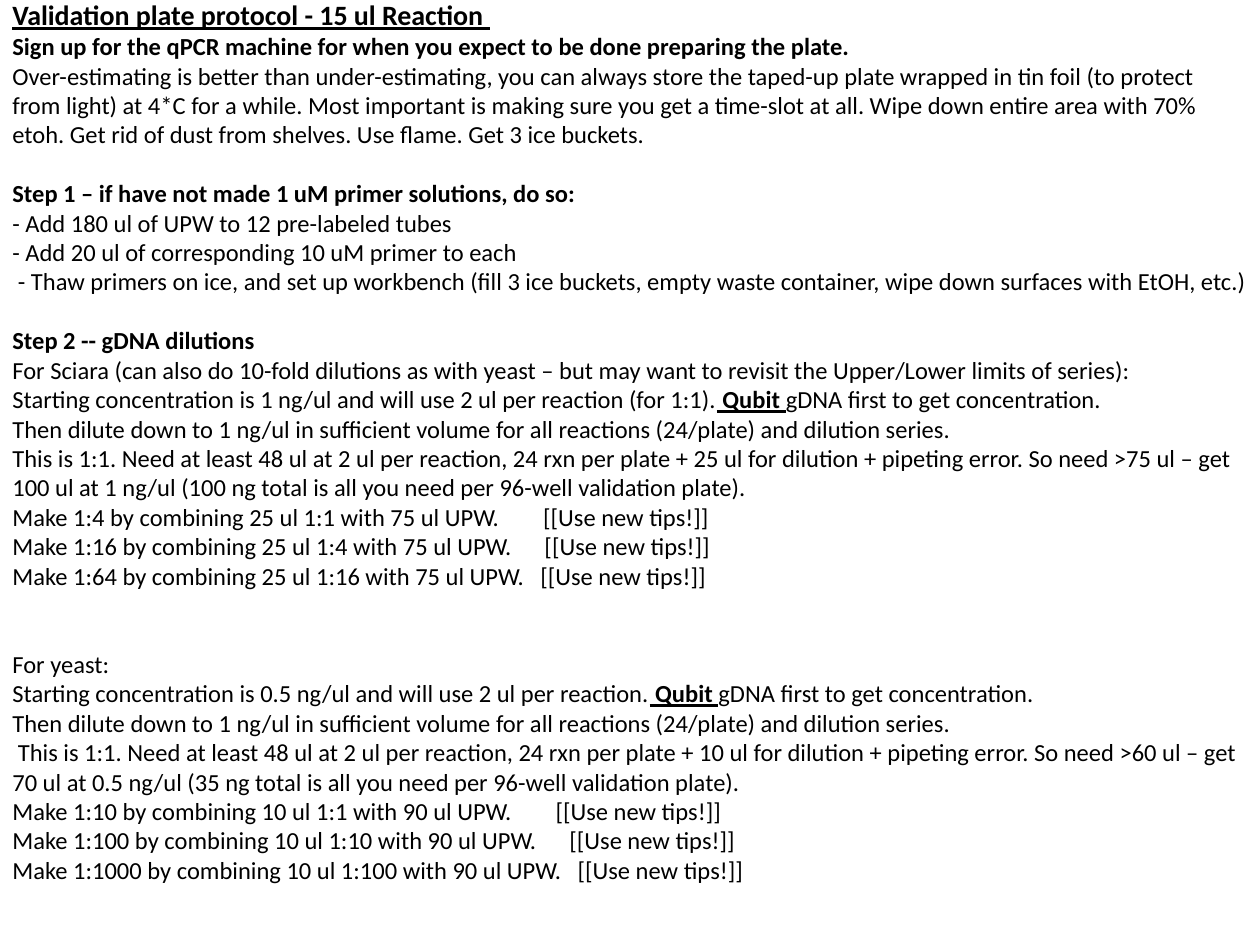
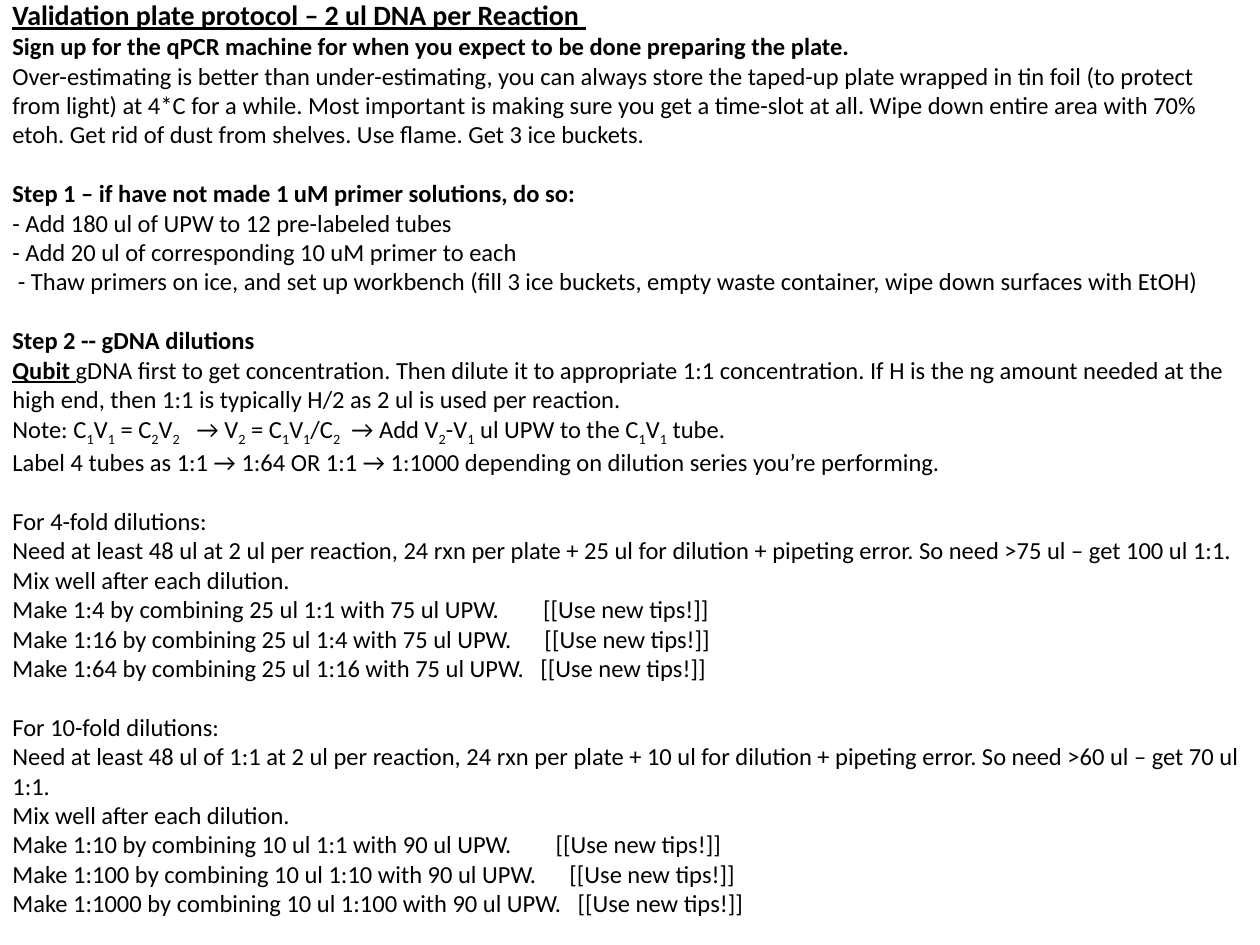
Before and after one commit to JohnUrban/sciara-project-tools, a slide deck: slide 3 of qpcr/qPCR-validation-protocol-template.pptx. Drawn at 1260x945 pixels with LibreOffice and Linux fonts; fonts in the diff are those of the drawing. Boxes give left, top, right and bottom in pixels: in the first picture for what was removed or moved away, otherwise in the second. Text is boxed around its words. In the diff, an @@ line names an element or a change of style, - is before the commit and + after.

```diff
--- a/qpcr/qPCR-validation-protocol-template.pptx
+++ b/qpcr/qPCR-validation-protocol-template.pptx
@@ text at box(12, 5, 579, 30): text changed @@
-Validation plate protocol - 15 ul Reaction
+Validation plate protocol – 2 ul DNA per Reaction
@@ text at box(31, 272, 1197, 294): text changed @@
-- Thaw primers on ice, and set up workbench (fill 3 ice buckets, empty waste container, wipe down surfaces with EtOH, etc.)
+- Thaw primers on ice, and set up workbench (fill 3 ice buckets, empty waste container, wipe down surfaces with EtOH)
@@ text at box(12, 361, 1231, 590): text changed @@
-For Sciara (can also do 10-fold dilutions as with yeast – but may want to revisit the Upper/Lower limits of series):
-Starting concentration is 1 ng/ul and will use 2 ul per reaction (for 1:1). Qubit gDNA first to get concentration.
-Then dilute down to 1 ng/ul in sufficient volume for all reactions (24/plate) and dilution series.
-This is 1:1. Need at least 48 ul at 2 ul per reaction, 24 rxn per plate + 25 ul for dilution + pipeting error. So need >75 ul – get 100 ul at 1 ng/ul (100 ng total is all you need per 96-well validation plate).
+Qubit gDNA first to get concentration. Then dilute it to appropriate 1:1 concentration. If H is the ng amount needed at the high end, then 1:1 is typically H/2 as 2 ul is used per reaction.
+Note: C1V1 = C2V2 → V2 = C1V1/C2 → Add V2-V1 ul UPW to the C1V1 tube.
+Label 4 tubes as 1:1 → 1:64 OR 1:1 → 1:1000 depending on dilution series you’re performing.
+For 4-fold dilutions:
+Need at least 48 ul at 2 ul per reaction, 24 rxn per plate + 25 ul for dilution + pipeting error. So need >75 ul – get 100 ul 1:1.
+Mix well after each dilution.
@@ text at box(12, 719, 1238, 825): text changed @@
-For yeast:
-Starting concentration is 0.5 ng/ul and will use 2 ul per reaction. Qubit gDNA first to get concentration.
-Then dilute down to 1 ng/ul in sufficient volume for all reactions (24/plate) and dilution series.
-This is 1:1. Need at least 48 ul at 2 ul per reaction, 24 rxn per plate + 10 ul for dilution + pipeting error. So need >60 ul – get 70 ul at 0.5 ng/ul (35 ng total is all you need per 96-well validation plate).
+For 10-fold dilutions:
+Need at least 48 ul of 1:1 at 2 ul per reaction, 24 rxn per plate + 10 ul for dilution + pipeting error. So need >60 ul – get 70 ul 1:1.
+Mix well after each dilution.
```
Also in this commit, not shown: 4 other slides changed, 1 slide added, 4 other files.
